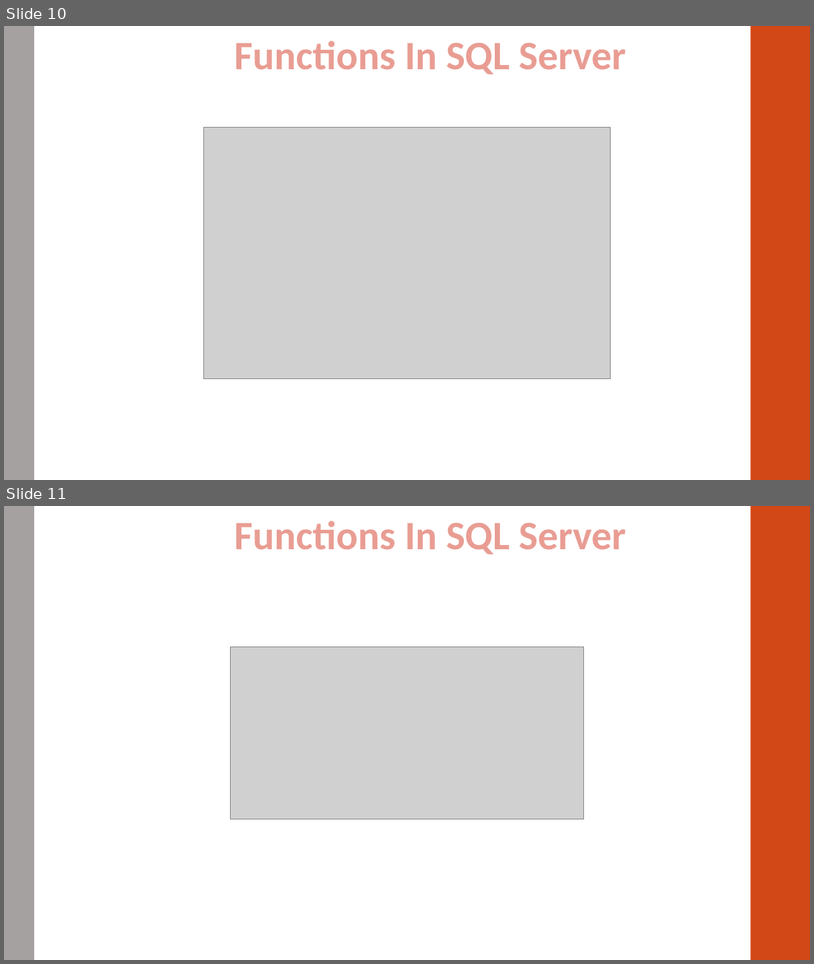
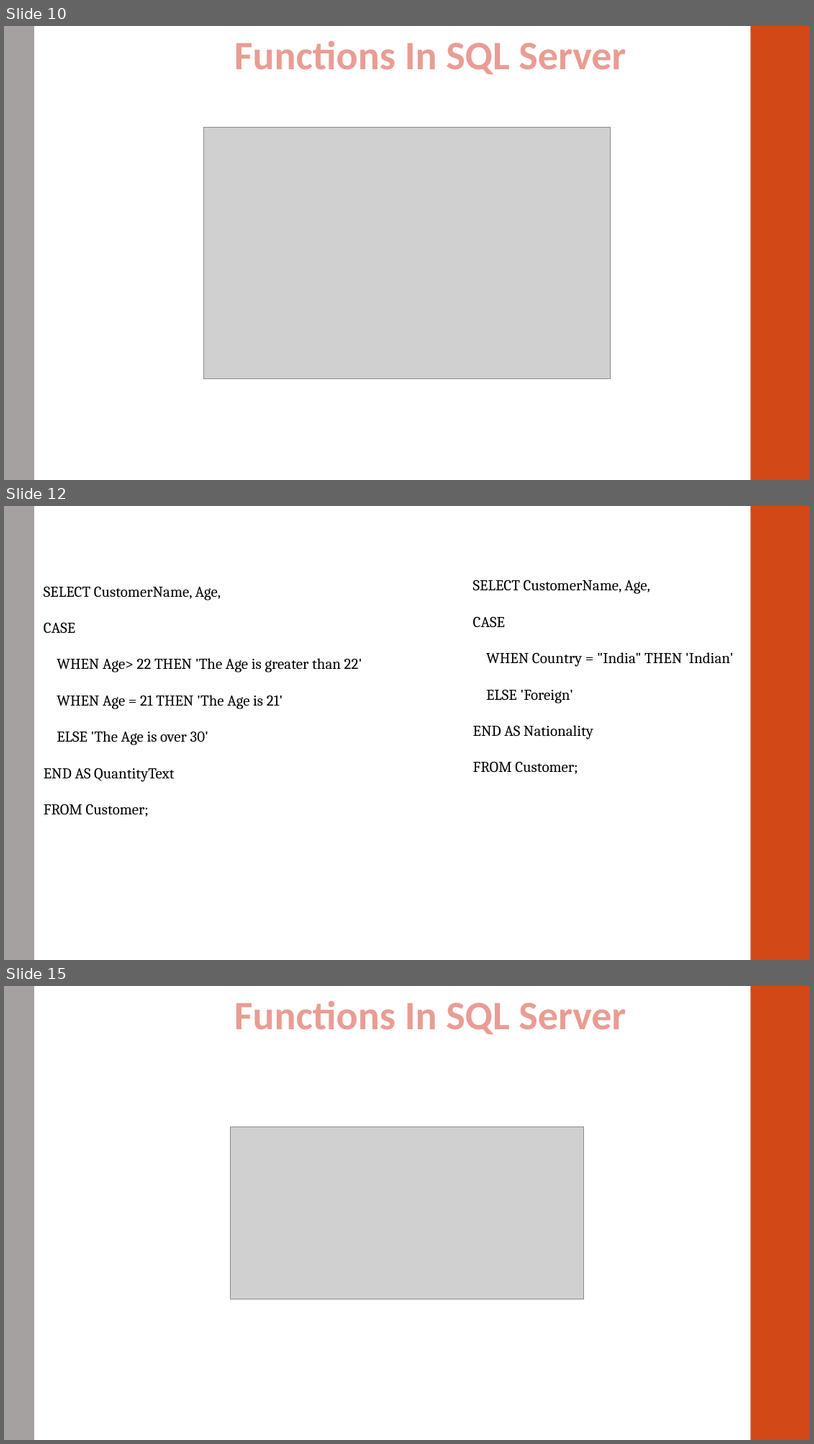
Before and after one commit to A-Wahab-Aamir/HDSE-1, a slide deck: SQL_SERVER/INTRODUCTION_TO_SQL(4) (function).pptx. Shown one above the other, each under a label of ours: slides 10 and 11 before the commit, slides 10, 12 and 15 after it; the slides between them are not shown. The pictures are 814x964 and 814x1444 pixels, drawn with LibreOffice and Linux fonts; fonts in the diff are those of the drawing; grey boxes stand for pictures. Boxes give left, top, right and bottom in pixels: in the first picture for what was removed or moved away, otherwise in the second. Text is boxed around its words. In the diff, an @@ line names an element or a change of style, - is before the commit and + after.

```diff
--- a/SQL_SERVER/INTRODUCTION_TO_SQL(4) (function).pptx
+++ b/SQL_SERVER/INTRODUCTION_TO_SQL(4) (function).pptx
@@ slide 12 added at (x1=4, y1=506, x2=810, y2=960), background #FFFFFF; not listed: 2 template elements that a slide beside it also shows @@
@@ text added at (x1=44, y1=586, x2=363, y2=816), 18 pt, text #000000 @@
+SELECT CustomerName, Age,
+CASE
+WHEN Age> 22 THEN 'The Age is greater than 22'
+WHEN Age = 21 THEN 'The Age is 21'
+ELSE 'The Age is over 30'
+END AS QuantityText
+FROM Customer;
@@ text added at (x1=473, y1=579, x2=734, y2=774), 18 pt, text #000000 @@
+SELECT CustomerName, Age,
+CASE
+WHEN Country = "India" THEN 'Indian'
+ELSE 'Foreign'
+END AS Nationality
+FROM Customer;
@@ what was slide 11 is now slide 15 @@
```
Also in this commit, not shown: 3 other slides added.
